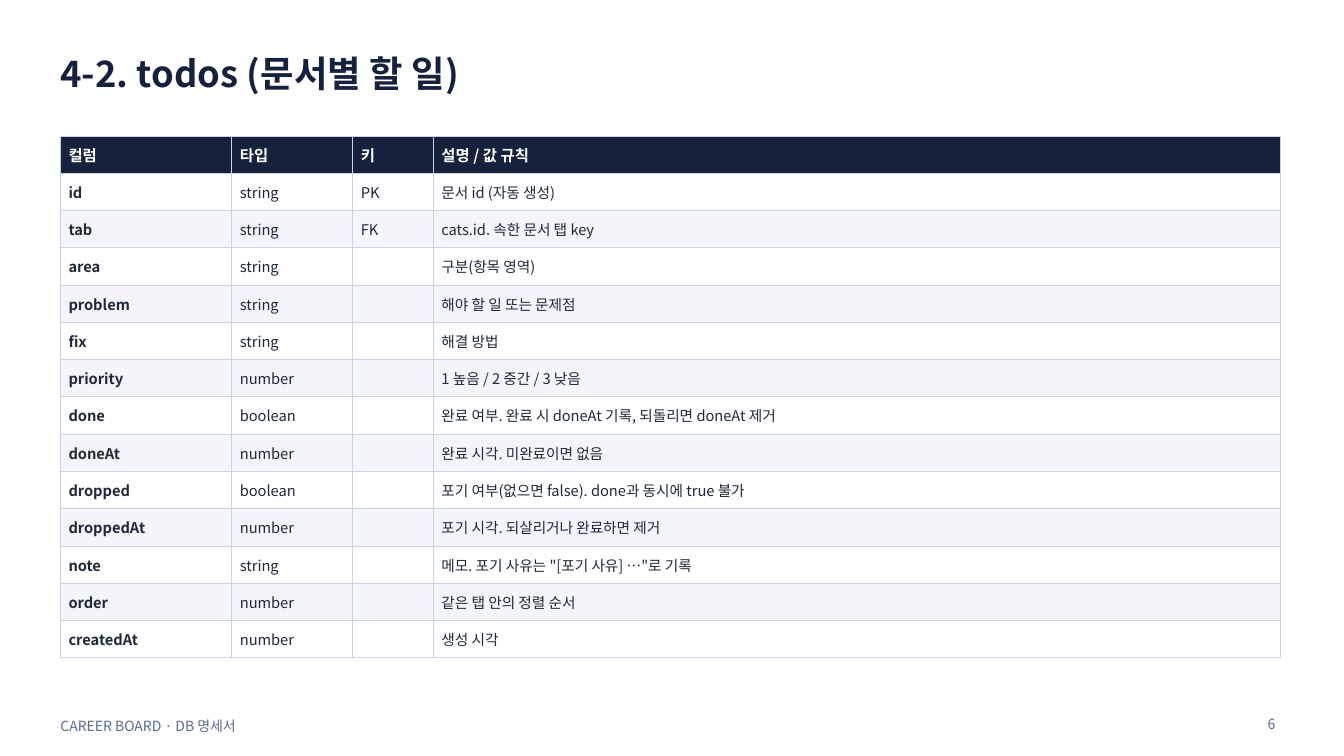
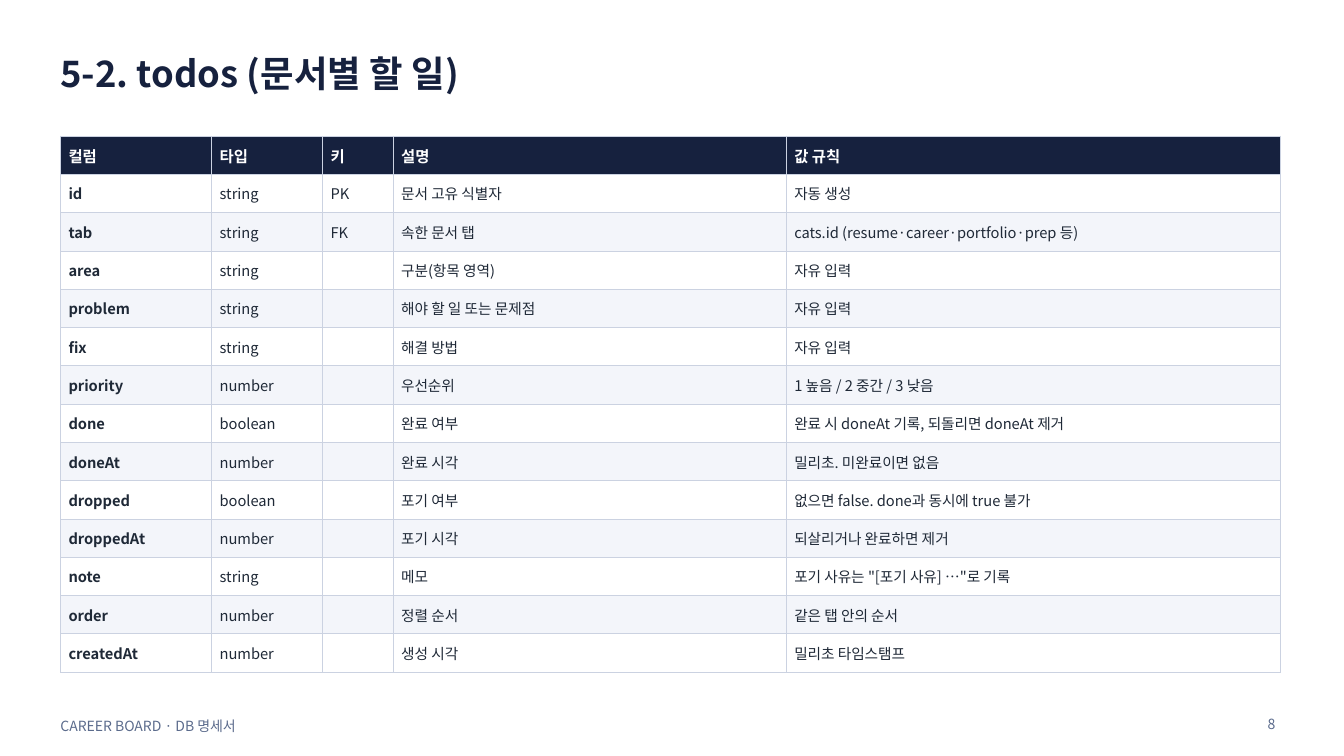
Before and after one commit to min-0o0/Career-Board, a slide deck: slide 8 of docs/db/career-board-db-spec.pptx (slide 6 before the commit). Drawn at 1344x756 pixels with LibreOffice and Linux fonts; fonts in the diff are those of the drawing. Boxes give left, top, right and bottom in pixels: in the first picture for what was removed or moved away, otherwise in the second. Text is boxed around its words. In the diff, an @@ line names an element or a change of style, - is before the commit and + after.

Commit message:
docs: DB 명세서 개정 (목차 추가, 수정 내역 1번 이동, 컬럼 설명·값 규칙 분리)

```diff
--- a/docs/db/career-board-db-spec.pptx
+++ b/docs/db/career-board-db-spec.pptx
@@ title at [60,56,459,94]: text changed @@
-4-2. todos (문서별 할 일)
+5-2. todos (문서별 할 일)
@@ table at [60,136,1280,664] @@
-column 4: 설명 / 값 규칙 | 문서 id (자동 생성) | cats.id. 속한 문서 탭 key | 구분(항목 영역) | 해야 할 일 또는 문제점 | 해결 방법 | 1 높음 / 2 중간 / 3 낮음 | 완료 여부. 완료 시 doneAt 기록, 되돌리면 doneAt 제거 | 완료 시각. 미완료이면 없음 | 포기 여부(없으면 false). done과 동시에 true 불가 | 포기 시각. 되살리거나 완료하면 제거 | 메모. 포기 사유는 "[포기 사유] …"로 기록 | 같은 탭 안의 정렬 순서 | 생성 시각
+column 4: 설명 | 문서 고유 식별자 | 속한 문서 탭 | 구분(항목 영역) | 해야 할 일 또는 문제점 | 해결 방법 | 우선순위 | 완료 여부 | 완료 시각 | 포기 여부 | 포기 시각 | 메모 | 정렬 순서 | 생성 시각
+column 5: 값 규칙 | 자동 생성 | cats.id (resume·career·portfolio·prep 등) | 자유 입력 | 자유 입력 | 자유 입력 | 1 높음 / 2 중간 / 3 낮음 | 완료 시 doneAt 기록, 되돌리면 doneAt 제거 | 밀리초. 미완료이면 없음 | 없으면 false. done과 동시에 true 불가 | 되살리거나 완료하면 제거 | 포기 사유는 "[포기 사유] …"로 기록 | 같은 탭 안의 순서 | 밀리초 타임스탬프
```
Also in this commit, not shown: 11 other slides changed, 3 slides added.
